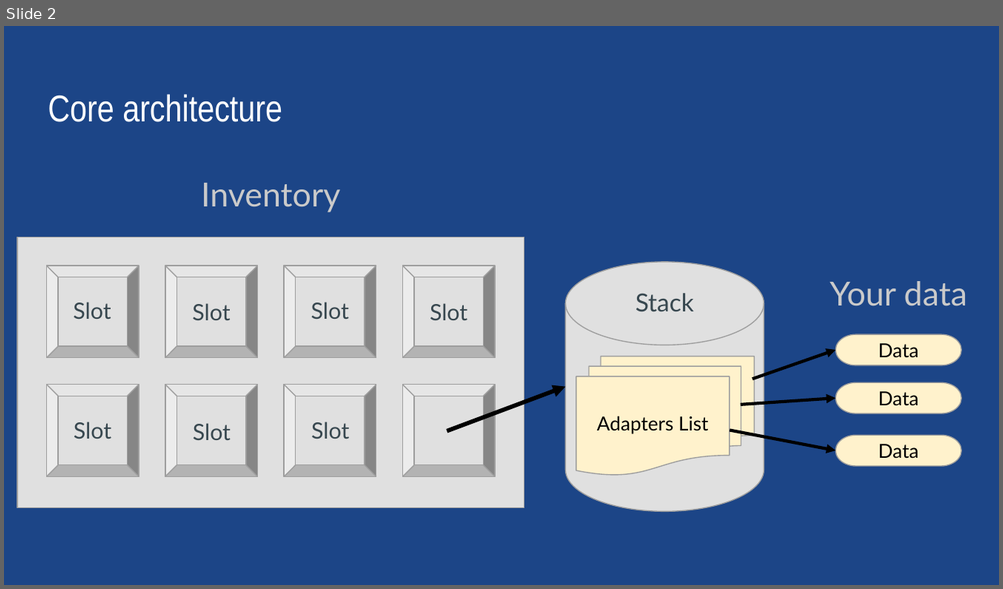
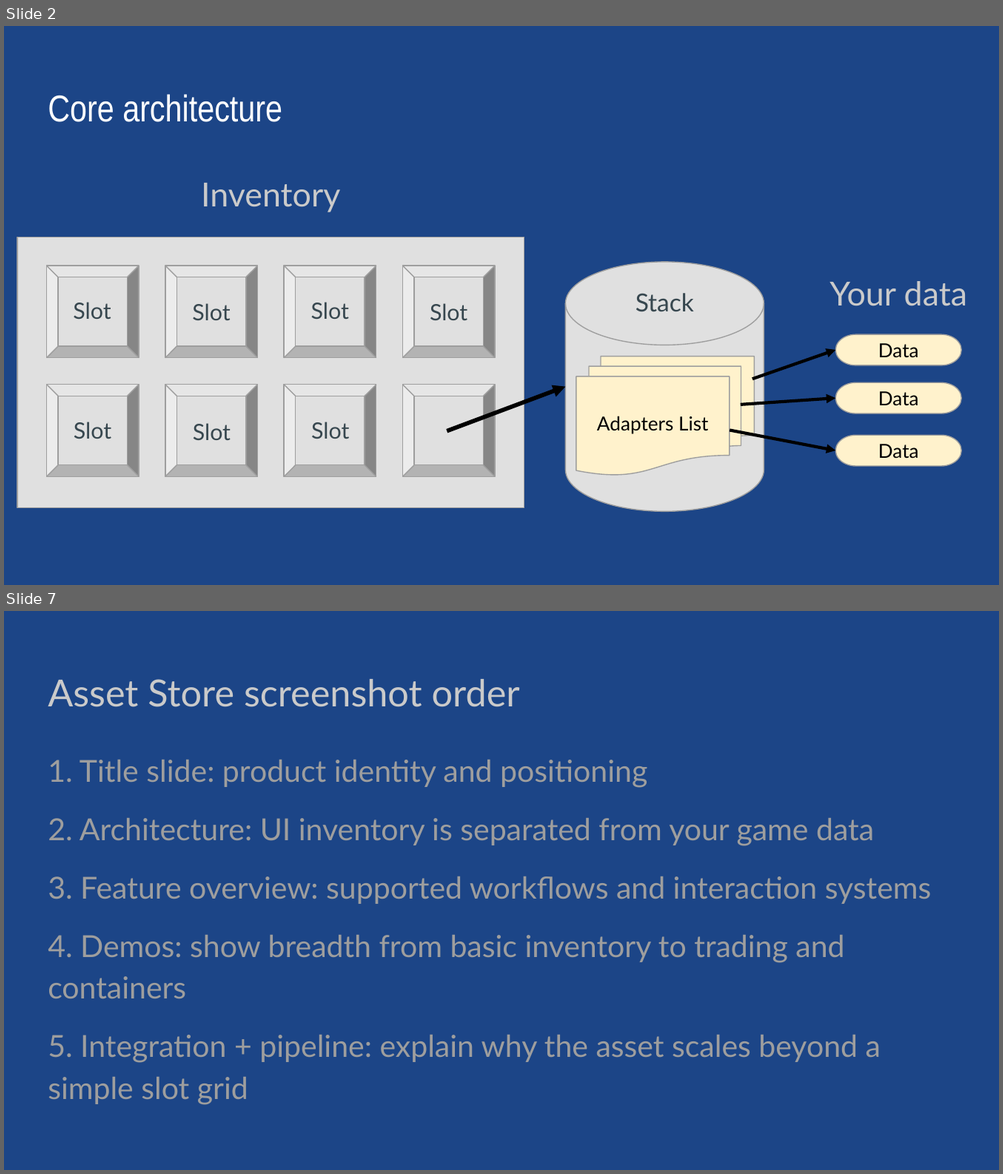
Before and after one commit to SergeevSergey99/DragAndDropSystem-Docs, a slide deck: .extraDocs/Universal Drag & Drop.pptx. Shown one above the other, each under a label of ours: slide 2 before the commit, slides 2 and 7 after it; the slides between them are not shown. The pictures are 1003x589 and 1003x1174 pixels, drawn with LibreOffice and Linux fonts; fonts in the diff are those of the drawing. Boxes give left, top, right and bottom in pixels: in the first picture for what was removed or moved away, otherwise in the second. Text is boxed around its words. In the diff, an @@ line names an element or a change of style, - is before the commit and + after.

```diff
--- a/.extraDocs/Universal Drag & Drop.pptx
+++ b/.extraDocs/Universal Drag & Drop.pptx
@@ slide 7 added at box(4, 611, 999, 1170), background #1C4587 @@
@@ title added at box(48, 679, 520, 707), 27 pt, text #CACACA @@
+Asset Store screenshot order
@@ text added at box(48, 760, 931, 1105), 22 pt, text #9E9E9E @@
+1. Title slide: product identity and positioning
+2. Architecture: UI inventory is separated from your game data
+3. Feature overview: supported workflows and interaction systems
+4. Demos: show breadth from basic inventory to trading and containers
+5. Integration + pipeline: explain why the asset scales beyond a simple slot grid
```
Also in this commit, not shown: 1 slide changed, 4 other slides added, 1 slide removed, 48 other files.
